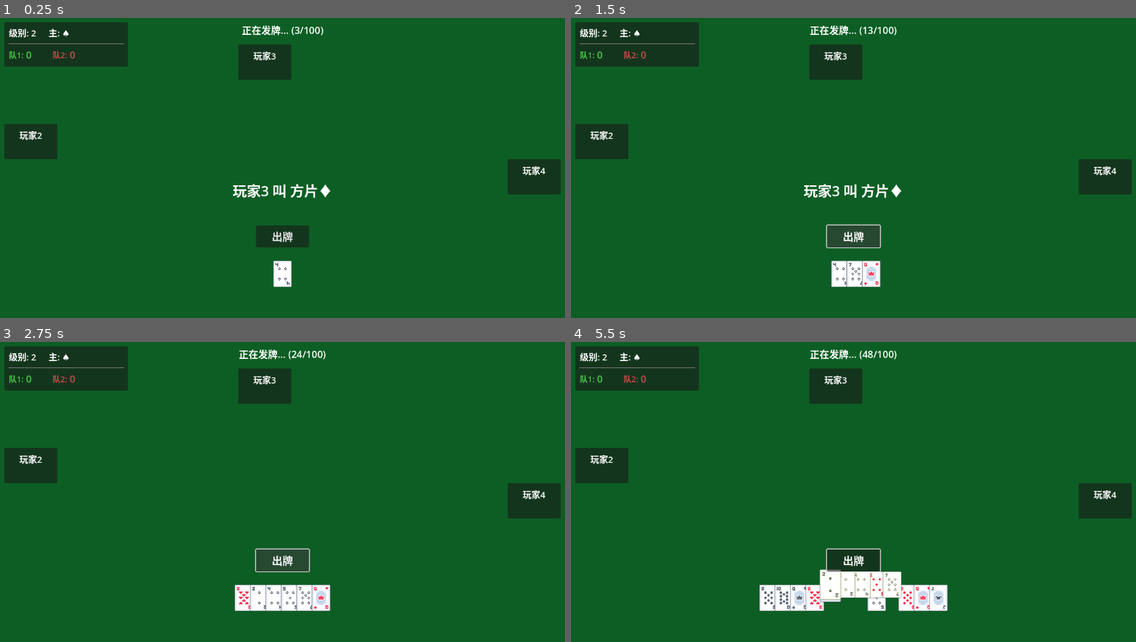
Above: before the commit, frames 1-4 (two rows, left to right).
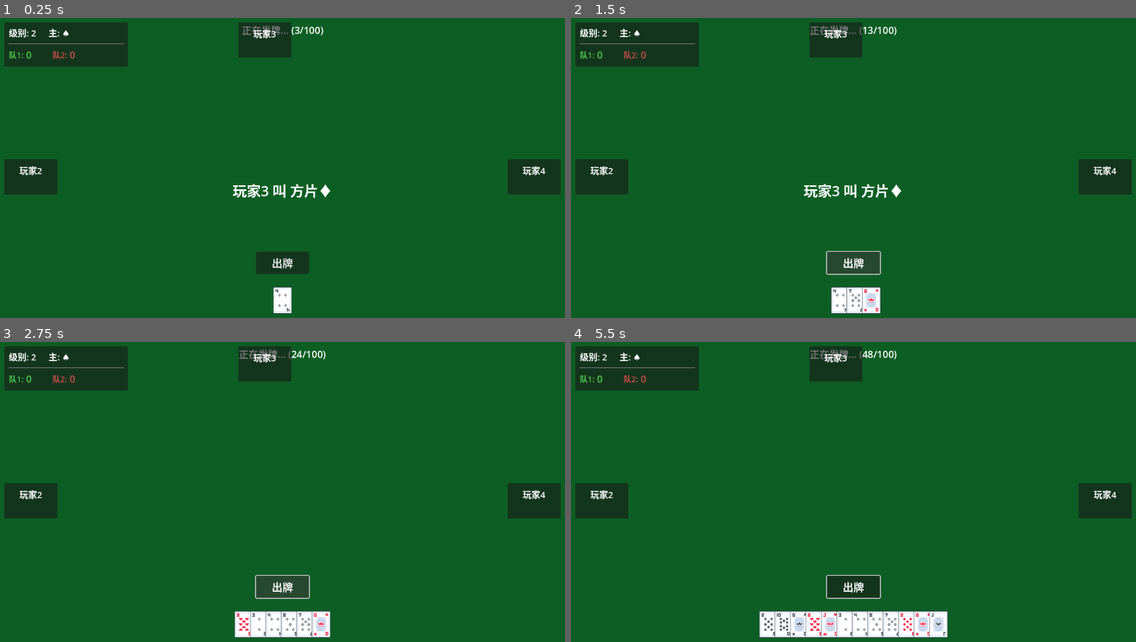
Above: after the commit, the same moments.

Repository: Eda-1121/Shengji
Game: Godot game, scene res://scenes/main.tscn
Two runs of this game, one before a commit and one after it. Both use one fixed random seed, a clock stepped at 60 frames per second and the inputs below.
Inputs (mouse positions are in pixels of both pictures, inside the frame that each line leads up to):
- Up to frame 1 (0.25 s): no input
- Up to frame 2 (1.5 s): click "出牌" at 0.5 s; click "出牌" at 1.25 s
- Up to frame 3 (2.75 s): click "出牌" at 2 s
- Up to frame 4 (5.5 s): tap Enter at 2.75 s; move the mouse to (870, 597) at 2.77 s; click (870, 597) at 2.92 s; move the mouse to (853, 597) at 3.52 s; click (853, 597) at 3.67 s; move the mouse to (836, 597) at 4.27 s; click (836, 597) at 4.42 s; move the mouse to (819, 597) at 5.02 s; click (819, 597) at 5.17 s

The runs differ from the first frame. In frame 1, 5.4% of the frame differs, in the area x 0-55%, y 1-99%; in frame 2, 6.3%; in frame 3, 7.7%; in frame 4, 11%, in the area x 0-67%, y 1-99%.

Commit message:
调整玩家位置和出牌区域布局，实现对称布局
玩家位置调整（围绕屏幕中心640x360对称）:
- 玩家1（人类）: (200, 640) - 下方，向下移动60px避免与按钮重叠
- 玩家2（AI左）: (50, 360) - 左侧，y=360垂直居中
- 玩家3（AI上）: (640, 50) - 上方，x=640水平居中
- 玩家4（AI右）: (1050, 360) - 右侧，y=360垂直居中

实现对齐:
✓ 玩家2和玩家4垂直对齐（都是y=360）
✓ 玩家1和玩家3水平对齐（玩家3 x=640，玩家1手牌通过center_hand_container居中）

出牌区域调整:
- 玩家1出牌区: (640, 560) - 向下移动60px，避免与按钮重叠
- 其他玩家出牌区: 保持不变

出牌按钮调整:
- 出牌按钮: y=470 → y=530（向下移动60px）
- 埋底按钮: y=470 → y=530（向下移动60px）
- 现在按钮位于手牌上方，出牌区(y=560)下方

玩家头像框调整:
- 玩家2头像: (10, 320) - 与玩家2垂直居中对应
- 玩家3头像: (540, 10) - 与玩家3水平居中对应
- 玩家4头像: (1150, 320) - 保持不变

布局层次（从上到下）:
1. 玩家头像框和手牌（y=10-100）
2. 中央出牌区域（y=220-560）
3. 出牌按钮（y=530-580）
4. 玩家1手牌（y=640+）

现在不再有UI重叠问题，布局更加对称美观

Diff:
--- a/scripts/game_manager.gd
+++ b/scripts/game_manager.gd
@@ -35,7 +35,7 @@
 
 # 出牌区域 - 围绕屏幕中心(640, 360)的十字形布局，适配1280x720屏幕
 var play_area_positions = [
-	Vector2(640, 500),   # 玩家1（人类）- 下方中央
+	Vector2(640, 560),   # 玩家1（人类）- 下方中央（向下移动，避免与按钮重叠）
 	Vector2(380, 360),   # 玩家2（AI）- 左侧中央
 	Vector2(640, 220),   # 玩家3（AI）- 上方中央
 	Vector2(900, 360)    # 玩家4（AI）- 右侧中央
@@ -60,12 +60,12 @@
 	deck = Deck.new(num_decks)
 	deck.create_deck()
 
-	# 玩家位置：玩家1在下方居中，其他AI玩家位置不变
+	# 玩家位置：围绕屏幕中心(640, 360)对称布局
 	var player_positions = [
-		Vector2(200, 580),   # 玩家1（人类）- 下方居中，向下调整
-		Vector2(50, 280),    # 玩家2（AI）- 左侧
-		Vector2(100, 50),    # 玩家3（AI）- 上方
-		Vector2(1050, 280)   # 玩家4（AI）- 右侧
+		Vector2(200, 640),   # 玩家1（人类）- 下方，向下移动避免与按钮重叠
+		Vector2(50, 360),    # 玩家2（AI）- 左侧，垂直居中与玩家4对齐
+		Vector2(640, 50),    # 玩家3（AI）- 上方，水平居中与玩家1对齐
+		Vector2(1050, 360)   # 玩家4（AI）- 右侧，垂直居中与玩家2对齐
 	]
 
 	for i in 4:
--- a/scripts/ui_manager.gd
+++ b/scripts/ui_manager.gd
@@ -137,12 +137,12 @@
 	add_child(selected_count_label)
 
 	# =====================================
-	# 出牌按钮（居中，在牌的上方）
+	# 出牌按钮（居中，在手牌上方，出牌区下方）
 	# =====================================
 	var button_container = HBoxContainer.new()
 	# 居中显示：屏幕宽度1280，按钮宽120，居中位置 (1280-120)/2 = 580
-	# 按钮位置调整到y=470，与手牌保持适当距离
-	button_container.position = Vector2(580, 470)
+	# 按钮位置调整到y=530，在手牌上方，出牌区(y=560)下方
+	button_container.position = Vector2(580, 530)
 	button_container.add_theme_constant_override("separation", 20)
 	add_child(button_container)
 
@@ -162,7 +162,7 @@
 	bury_button.pressed.connect(_on_bury_button_pressed)
 	bury_button.visible = false
 	# 埋底按钮独立定位，居中显示
-	bury_button.position = Vector2(570, 470)  # 与出牌按钮相同高度
+	bury_button.position = Vector2(570, 530)  # 与出牌按钮相同高度
 	add_child(bury_button)
 
 	# =====================================
@@ -203,12 +203,12 @@
 		add_child(game_over_ui)
 
 func create_player_avatars():
-	"""创建4个玩家的头像框"""
+	"""创建4个玩家的头像框 - 与玩家位置对应"""
 	var avatar_positions = [
-		Vector2(540, 620),
-		Vector2(10, 240),
-		Vector2(540, 60),
-		Vector2(1150, 320)
+		Vector2(540, 680),   # 玩家1（不显示）
+		Vector2(10, 320),    # 玩家2 - 左侧垂直居中
+		Vector2(540, 10),    # 玩家3 - 上方水平居中
+		Vector2(1150, 320)   # 玩家4 - 右侧垂直居中
 	]
 
 	var player_names = ["玩家1", "玩家2", "玩家3", "玩家4"]
